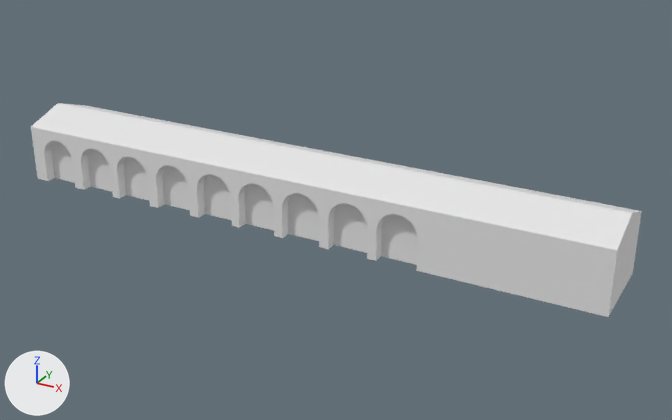
Two versions of the glTF model public/raw/six/six.gltf, one commit apart.
The view is the same before and after, from a camera (50 mm lens) standing at (2.53, -4.19, 2.04) and looking at (0.2, 0.05, -0.08). Arrows for +X, +Y and +Z are at lower left; the lights stay in place. Where no turn or scale is listed for an object, it has been applied to the vertices. Vertices at the same position are counted once.
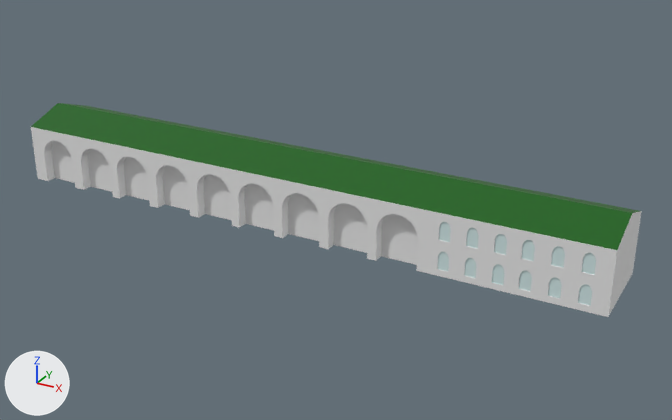
Where the change shows, as pixel boxes (x1, y1, x2, y2) in the pictures (672 x 420 px):
part 1 of me_cube_024, added
    after: (358, 206, 617, 317)
part 2 of me_cube_024, recoloured (white to green)
    both: (31, 103, 640, 250)

Edits to the bpy script that builds the scene:
```text
Add mat_материал_042:
    mat_материал_042 = principled_material('Материал.042')
    mat_материал_042.base_color = (0.641, 0.8, 0.8)  # white #d1e7e7
    mat_материал_042.roughness = 0.0
Add mat_материал:
    mat_материал = principled_material('Материал')
    mat_материал.base_color = (0.00091, 0.114, 0.0)  # dark green #035f00
Change me_cube_024:
    used by ob_cube_020; location = (0.0, 0.0, 0.0)
    remove me_cube_024.from_pydata(...)  # 1652 vertices, 3300 faces; spans x -1.81..1.81, y -0.25..0.25, z -0.17..0.26
    add me_cube_024.from_pydata(...)  # 4126 vertices, 8248 faces; spans x -1.81..1.81, y -0.25..0.25, z -0.17..0.26
    me_cube_024 part 1: 2474 vertices added at x 0.95..1.79, y -0.25..0.25, z -0.14..0.13
    me_cube_024 part 2: 4 faces spanning x -1.81..1.81, y -0.25..0.25, z 0.17..0.26 switch from mat_материал_002 (white #e7e7e7) to mat_материал (dark green #035f00)
    add me_cube_024.materials.append(mat_материал_042)  # white #d1e7e7
```
